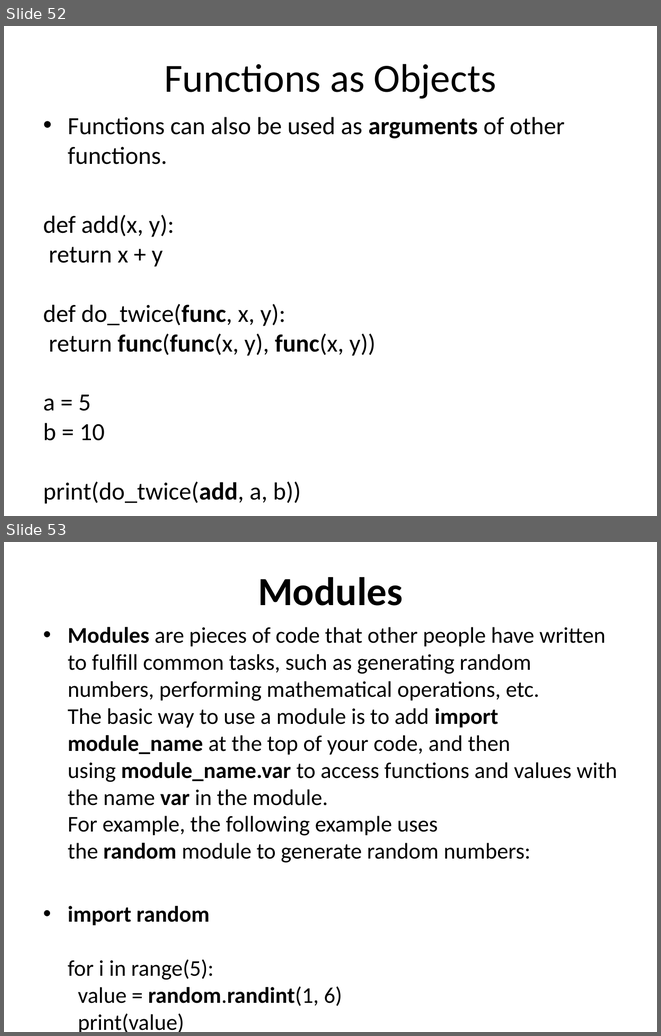
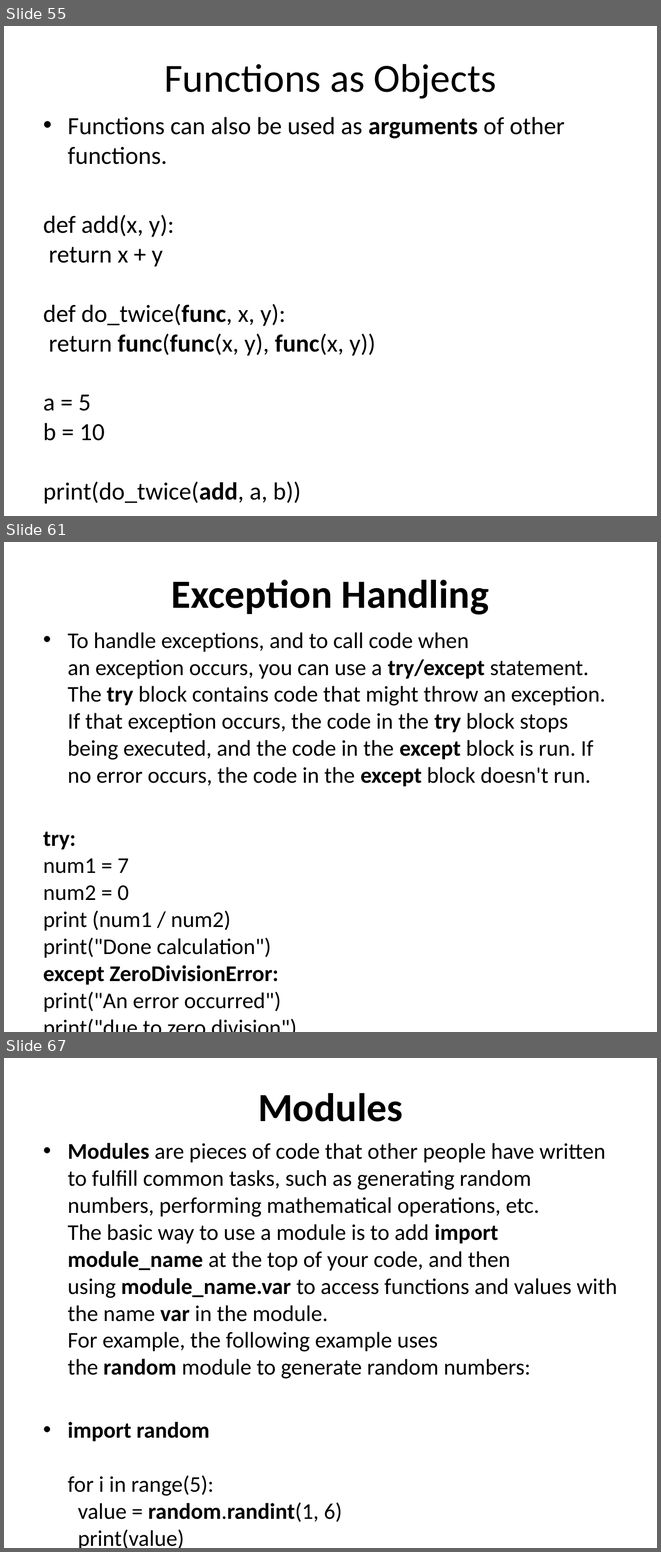
Before and after one commit to sip11/python, a slide deck: What is Python.pptx. Shown one above the other, each under a label of ours: slides 52 and 53 before the commit, slides 55, 61 and 67 after it; the slides between them are not shown. The pictures are 661x1036 and 661x1552 pixels, drawn with LibreOffice and Linux fonts; fonts in the diff are those of the drawing. Boxes give left, top, right and bottom in pixels: in the first picture for what was removed or moved away, otherwise in the second. Text is boxed around its words. In the diff, an @@ line names an element or a change of style, - is before the commit and + after.

```diff
--- a/What is Python.pptx
+++ b/What is Python.pptx
@@ slide 61 added at <box>4,542,657,1032</box>, background #FFFFFF @@
@@ title added at <box>171,580,489,615</box>, 44 pt, text #000000, bold @@
+Exception Handling
@@ text added at <box>43,632,606,1012</box>, 24.8 pt, text #000000 @@
+• To handle exceptions, and to call code when an exception occurs, you can use a try/except statement.
+  The try block contains code that might throw an exception. If that exception occurs, the code in the try block stops being executed, and the code in the except block is run. If no error occurs, the code in the except block doesn't run.
+try:
+num1 = 7
+num2 = 0
+print (num1 / num2)
+print("Done calculation")
+except ZeroDivisionError:
+print("An error occurred")
+print("due to zero division")
@@ what was slide 52 is now slide 55 @@
@@ what was slide 53 is now slide 67 @@
```
Also in this commit, not shown: 1 slide changed, 13 other slides added.
